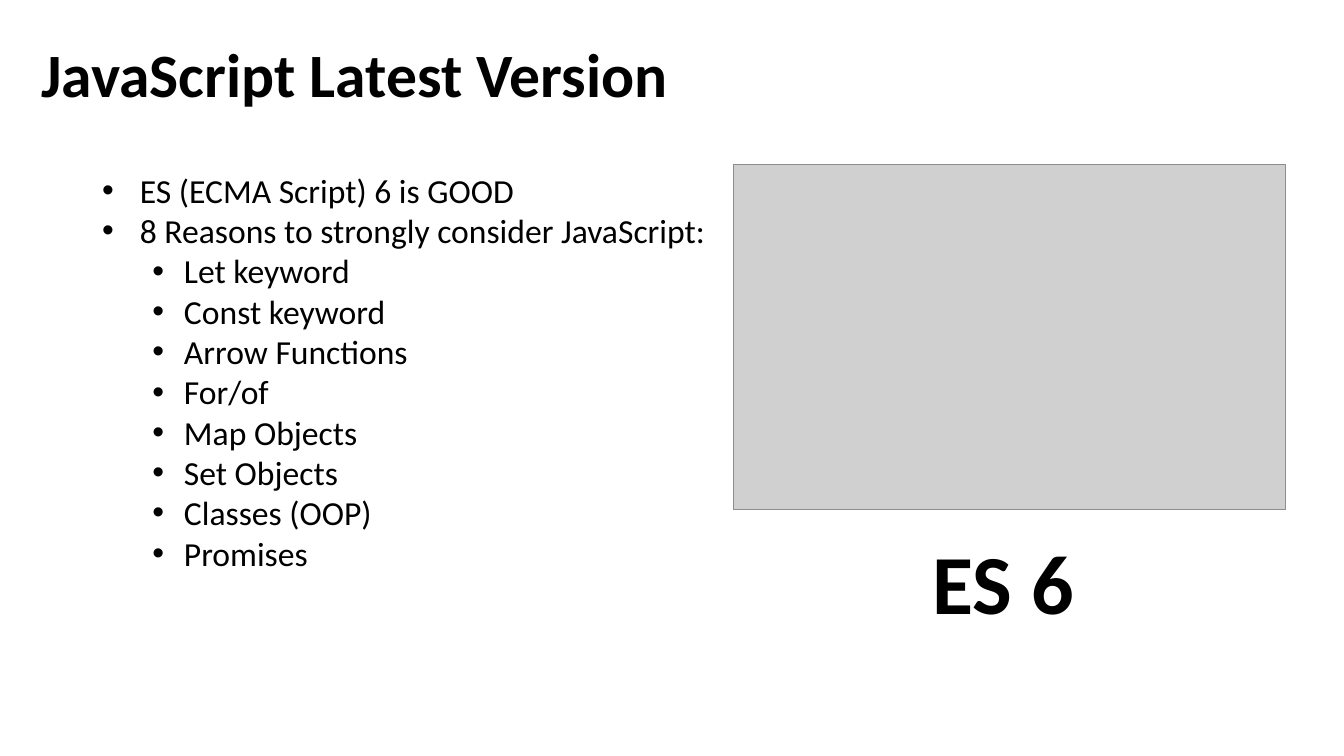
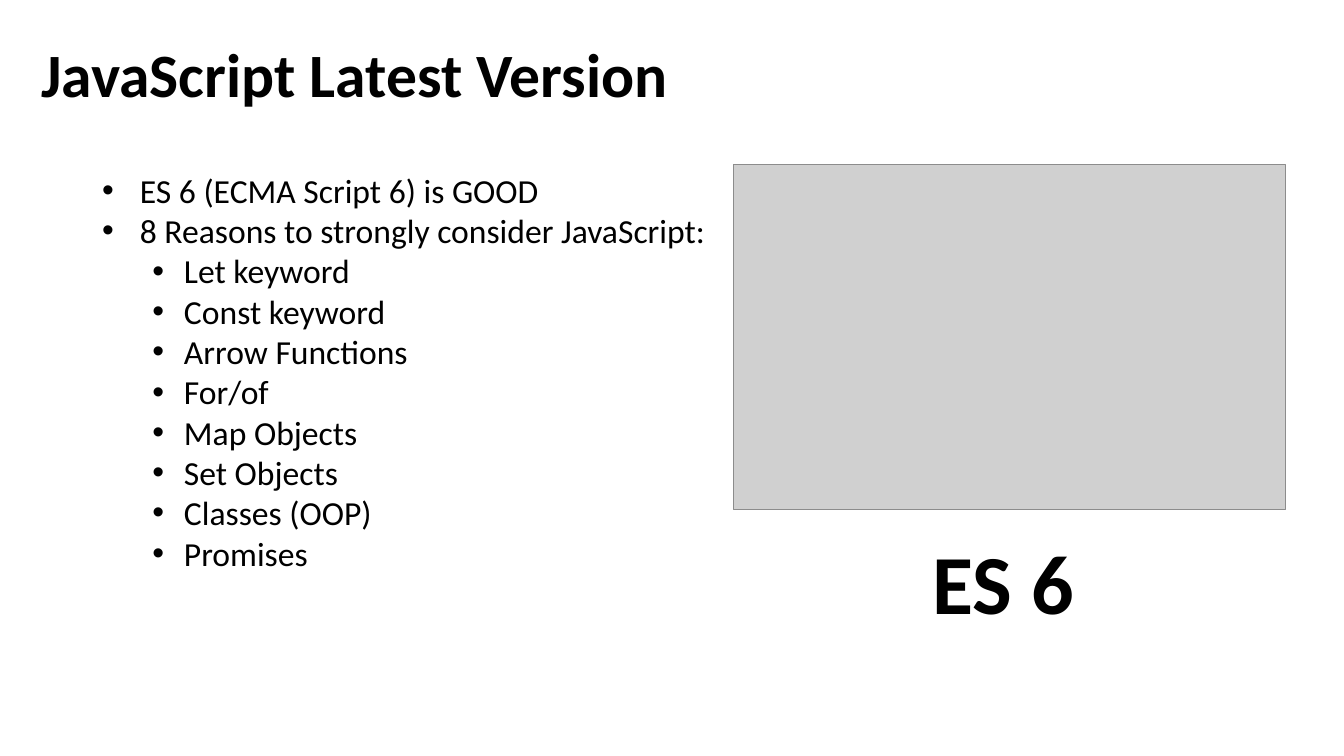
Before and after one commit to PKavya1792/Javascript, a slide deck: slide 4 of docs/JavaIntro.pptx. Drawn at 1344x756 pixels with LibreOffice and Linux fonts; fonts in the diff are those of the drawing; grey boxes stand for pictures. Boxes give left, top, right and bottom in pixels: in the first picture for what was removed or moved away, otherwise in the second. Text is boxed around its words. In the diff, an @@ line names an element or a change of style, - is before the commit and + after.

```diff
--- a/docs/JavaIntro.pptx
+++ b/docs/JavaIntro.pptx
@@ text at bbox=[140, 178, 538, 209]: text changed @@
-• ES (ECMA Script) 6 is GOOD
+• ES 6 (ECMA Script 6) is GOOD
```
Also in this commit, not shown: 7 other slides changed, 1 other file.
